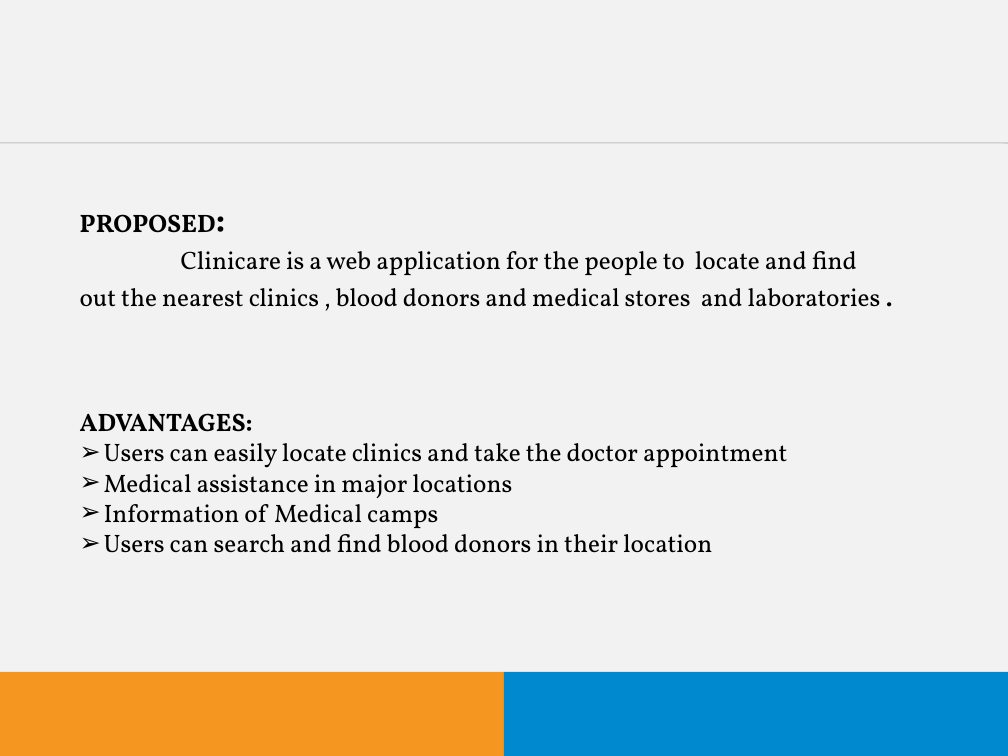
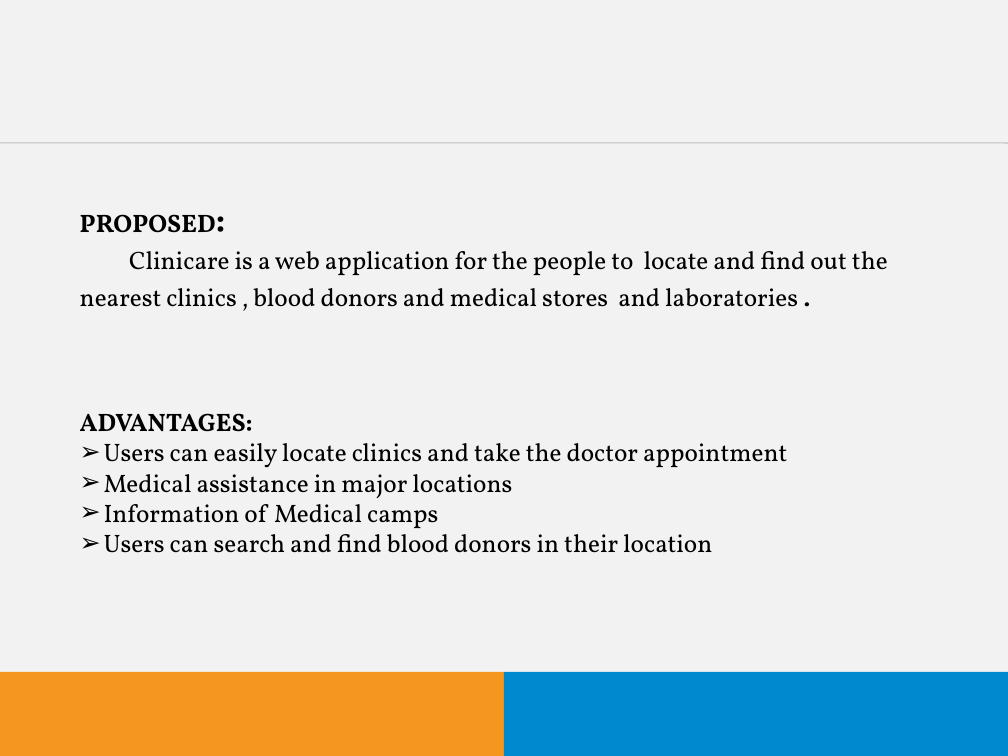
Before and after one commit to VishnuKandoth/clinicare, a slide deck: slide 9 of SYNOPISIS CLINICARE.ppt. Drawn at 1008x756 pixels with LibreOffice and Linux fonts; fonts in the diff are those of the drawing; background and template pictures are left out. Boxes give left, top, right and bottom in pixels: in the first picture for what was removed or moved away, otherwise in the second. Text is boxed around its words. In the diff, an @@ line names an element or a change of style, - is before the commit and + after.

```diff
--- a/SYNOPISIS CLINICARE.ppt
+++ b/SYNOPISIS CLINICARE.ppt
@@ text "PROPOSED:" rewrapped from (80, 214, 881, 307) to (80, 214, 888, 307) @@
```
Also in this commit, not shown: 10 other slides changed, 3 other files.
